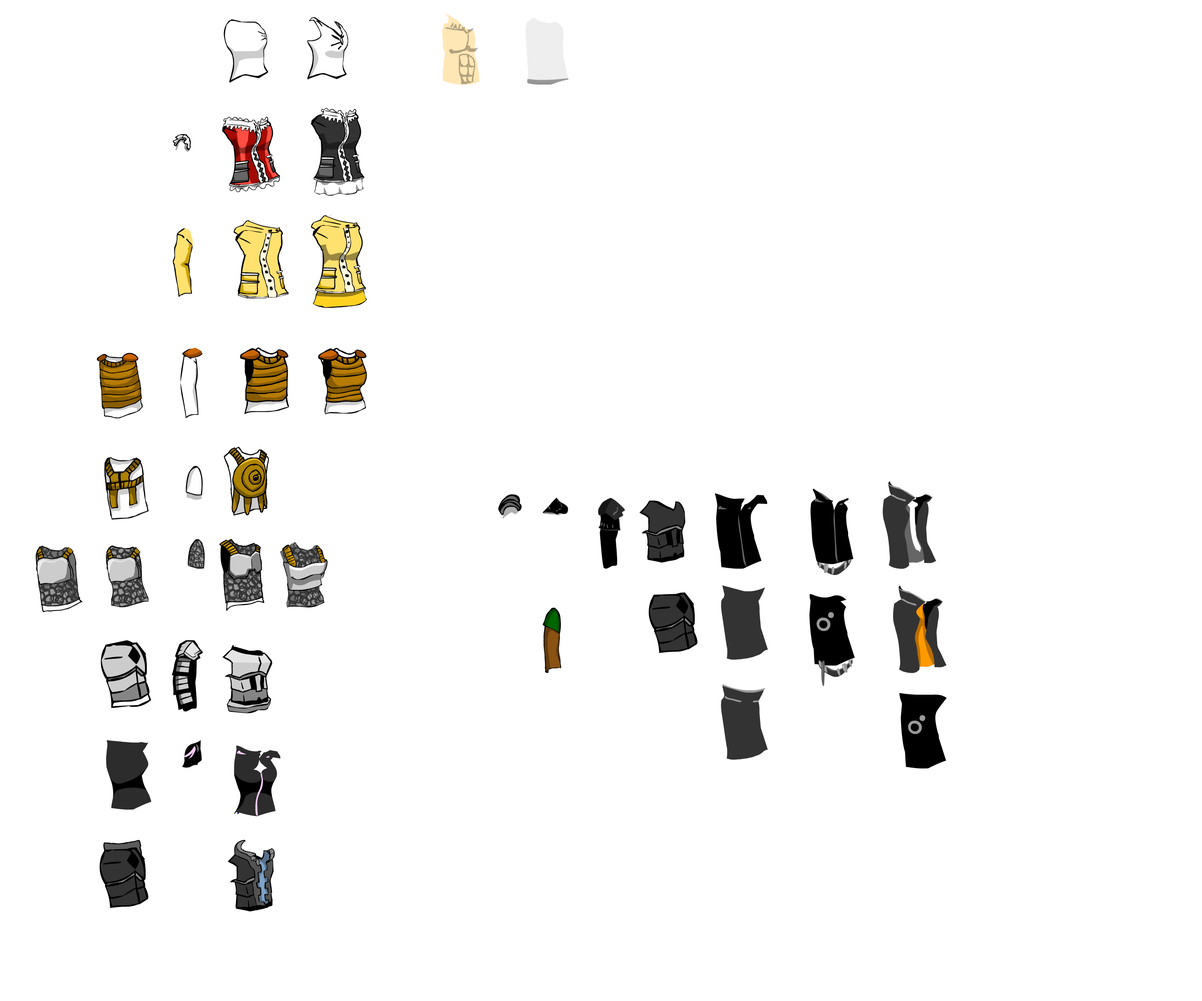
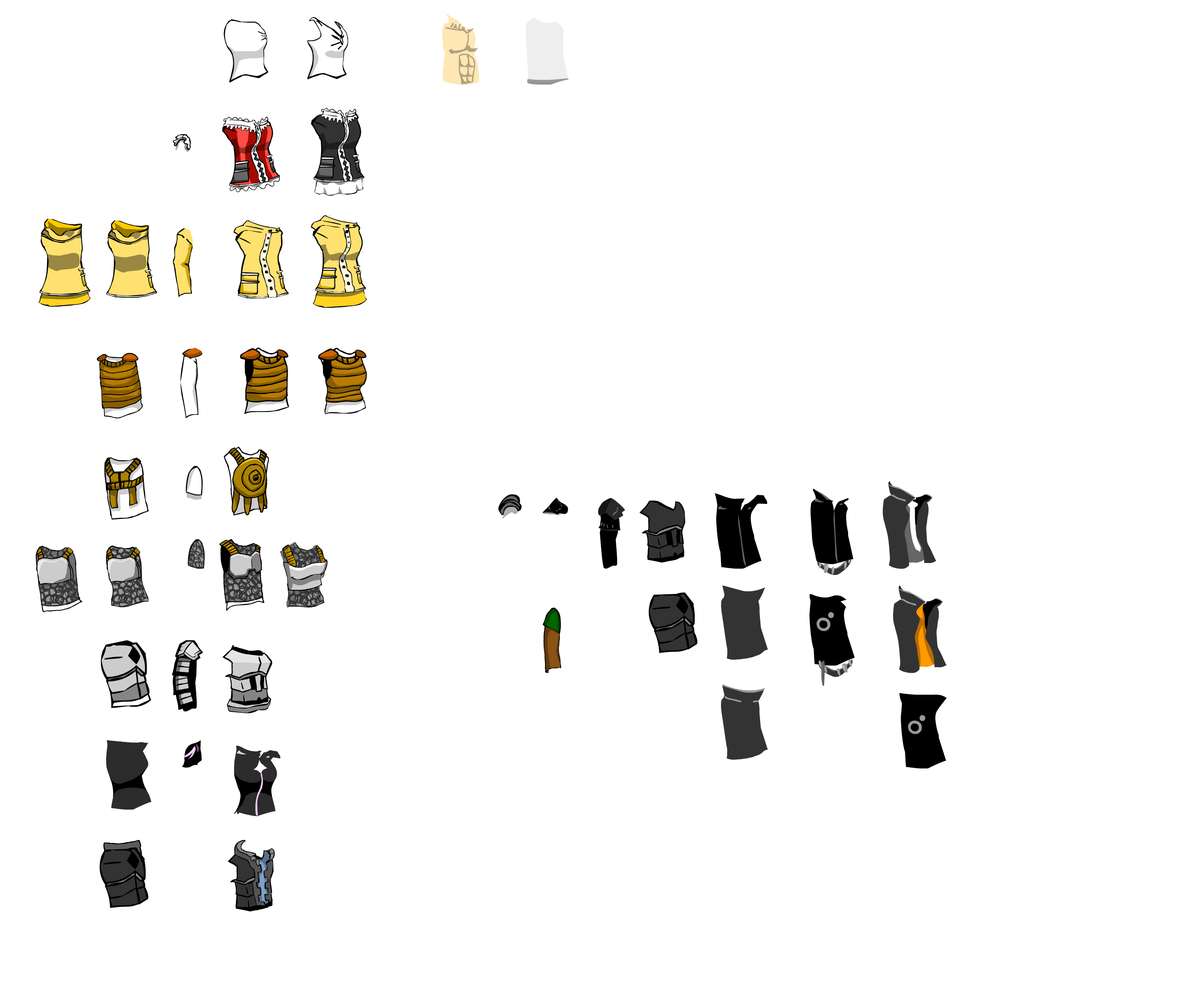
Two versions of the same layered image (1202 × 1001). Layer-by-layer changes:
added layer "a_raincoat_bak" in group "Armour" over [106, 220, 158, 309]
added layer "a_raincoat_2_bak" in group "Armour" over [38, 218, 91, 307]
